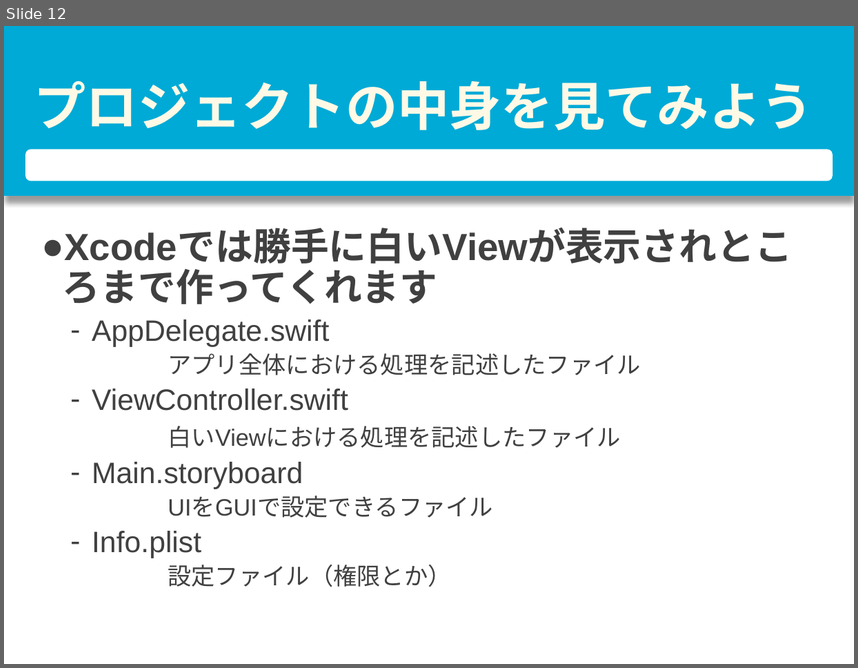
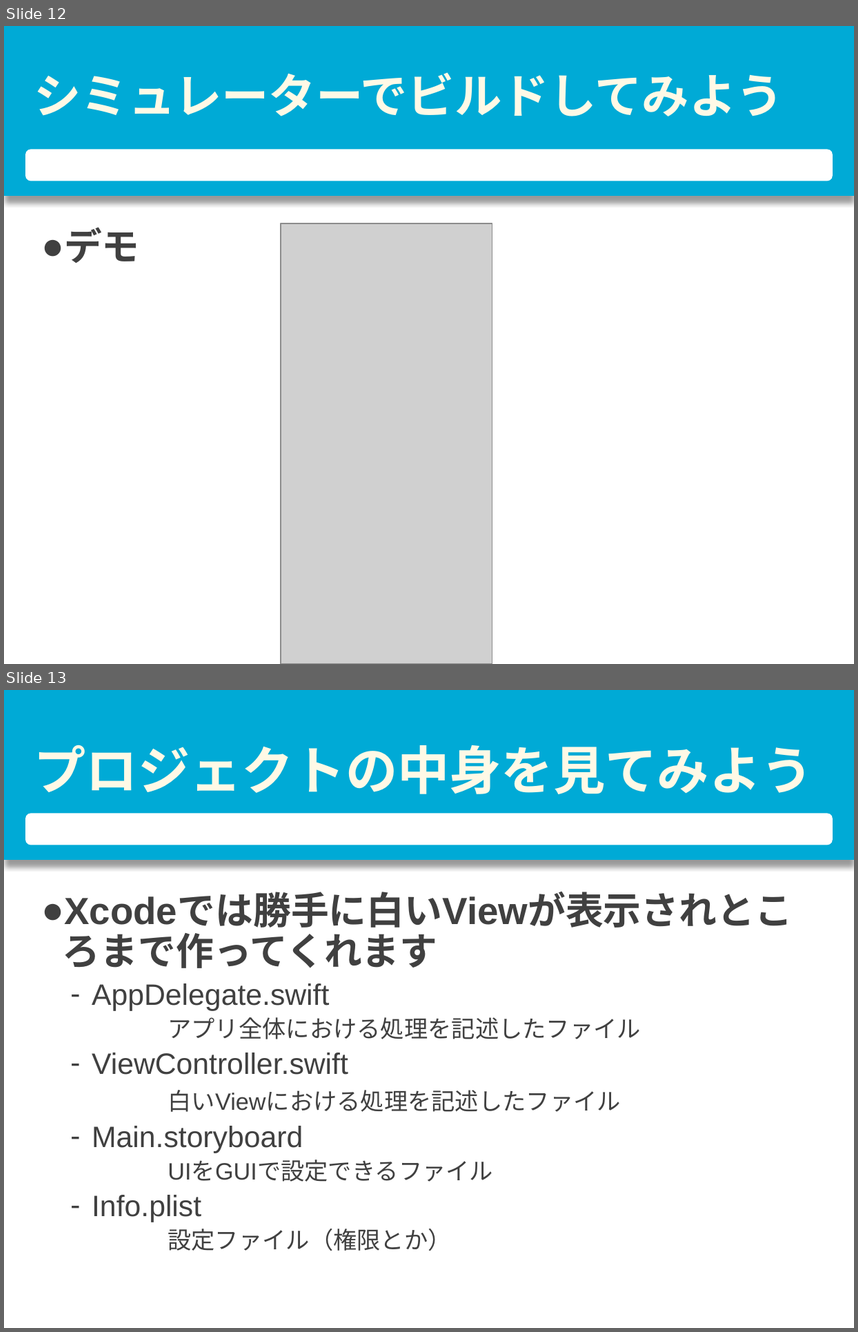
Before and after one commit to nshhhin/Swift-, a slide deck: 第一回/第一回資料.pptx. Shown one above the other, each under a label of ours: slide 12 before the commit, slides 12 and 13 after it. The pictures are 858x668 and 858x1332 pixels, drawn with LibreOffice and Linux fonts; fonts in the diff are those of the drawing; grey boxes stand for pictures. Boxes give left, top, right and bottom in pixels: in the first picture for what was removed or moved away, otherwise in the second. Text is boxed around its words. In the diff, an @@ line names an element or a change of style, - is before the commit and + after.

```diff
--- a/第一回/第一回資料.pptx
+++ b/第一回/第一回資料.pptx
@@ slide 12 added at [4,26,854,664], background #FFFFFF; not listed: 2 template elements that a slide beside it also shows @@
@@ title added at [34,72,783,116], 40 pt, text #FFF9E6, bold @@
+シミュレーターでビルドしてみよう
@@ text added at [64,227,140,263], 32 pt, text #404040, bold @@
+● デモ
@@ picture added at [281,223,492,664] @@
@@ what was slide 12 is now slide 13 @@
```
Also in this commit, not shown: 2 slides changed, 3 other slides added, 35 other files.
